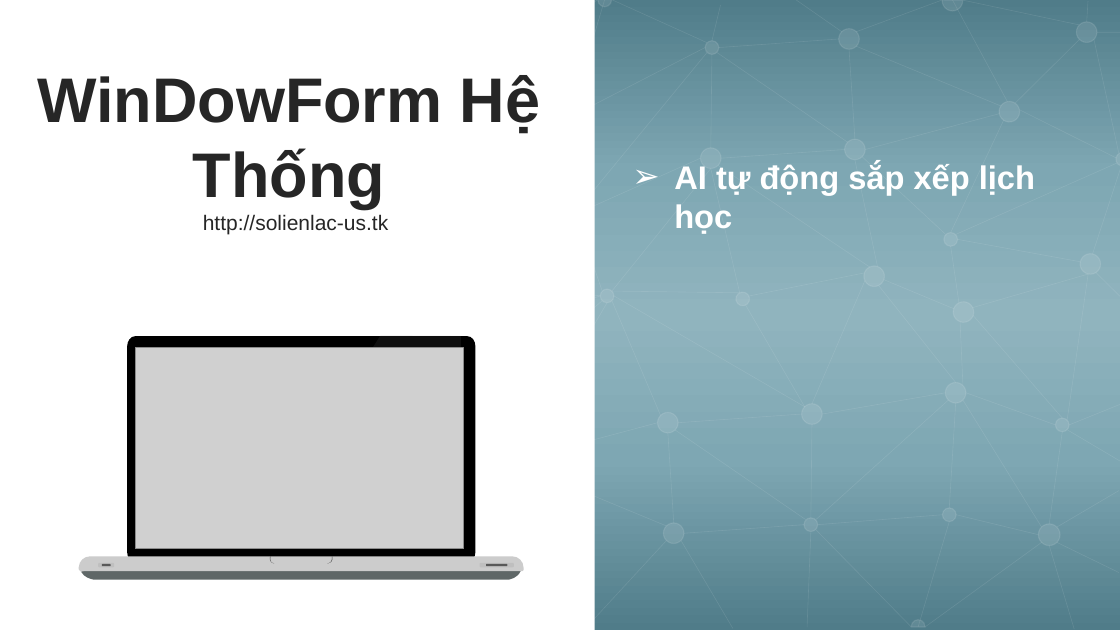
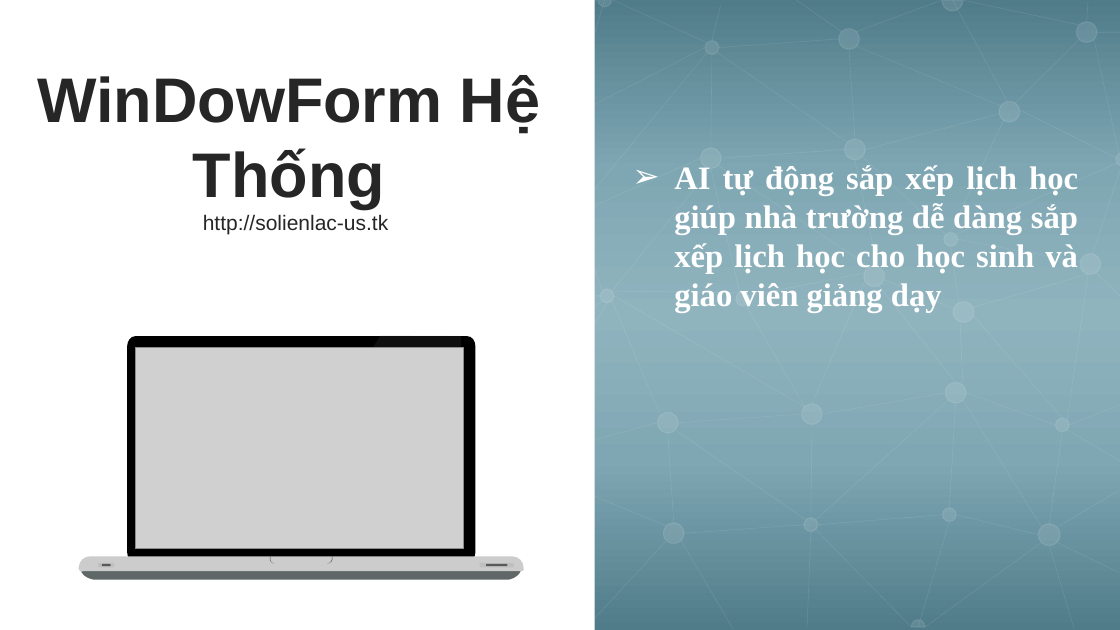
Before and after one commit to TLMHoang/HeThongSoLienLac, a slide deck: slide 10 of DOANCHUYENNGANH/SildeDoAnCN.pptx (slide 9 before the commit). Drawn at 1120x630 pixels with LibreOffice and Linux fonts; fonts in the diff are those of the drawing; grey boxes stand for pictures. Boxes give left, top, right and bottom in pixels: in the first picture for what was removed or moved away, otherwise in the second. Text is boxed around its words. In the diff, an @@ line names an element or a change of style, - is before the commit and + after.

```diff
--- a/DOANCHUYENNGANH/SildeDoAnCN.pptx
+++ b/DOANCHUYENNGANH/SildeDoAnCN.pptx
@@ text at (674,165,1078,313): text changed; font Arial to Times New Roman @@
-➢ AI tự động sắp xếp lịch học
+➢ AI tự động sắp xếp lịch học giúp nhà trường dễ dàng sắp xếp lịch học cho học sinh và giáo viên giảng dạy
```
Also in this commit, not shown: 2 other slides changed, 3 slides added, 1 slide removed, 1 other file.
